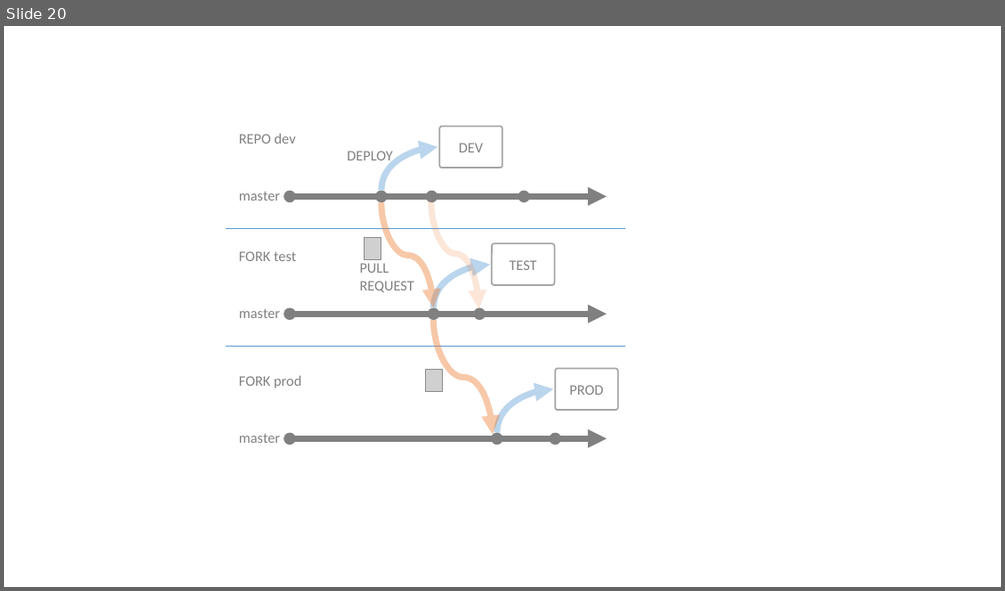
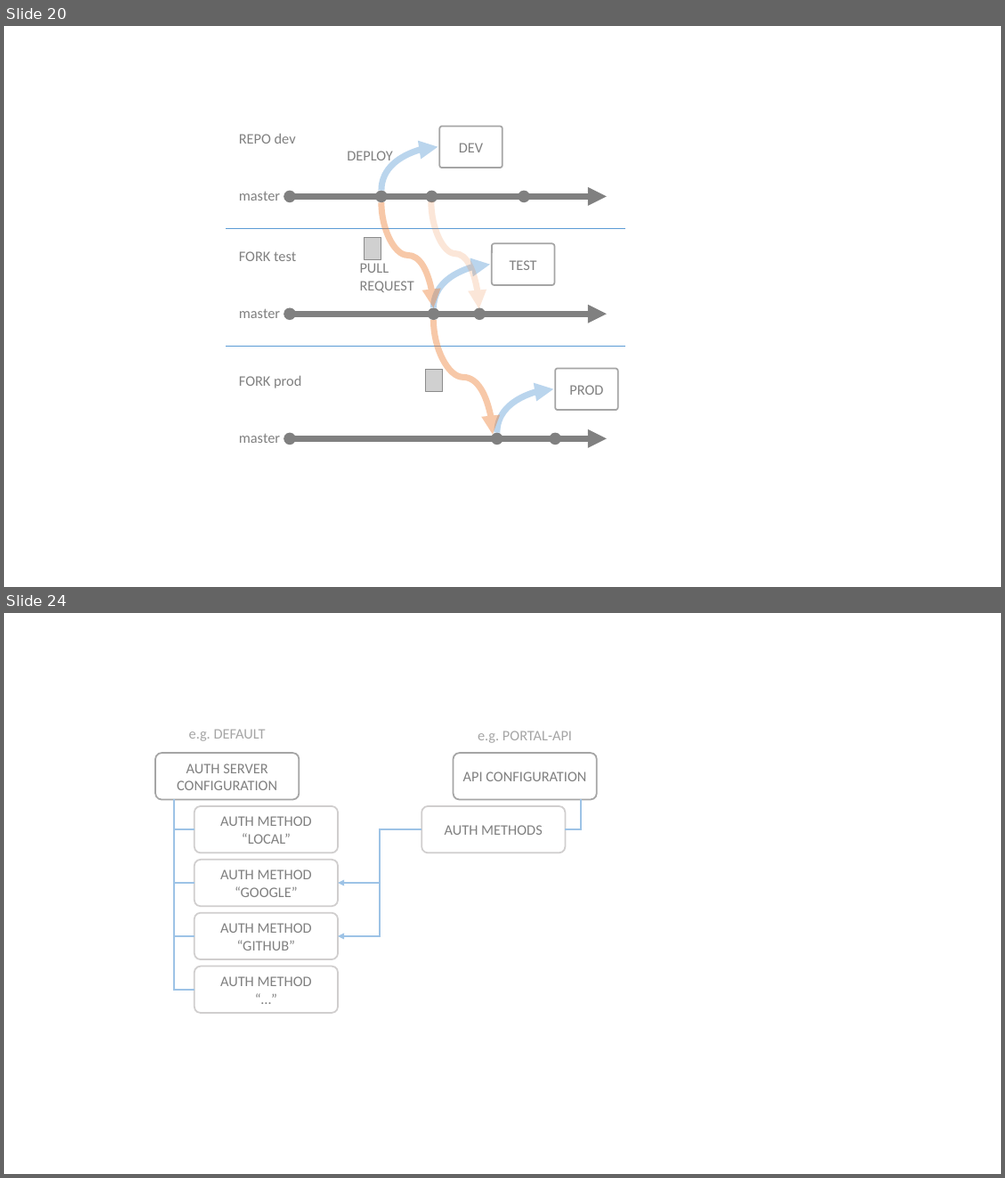
Before and after one commit to Haufe-Lexware/wicked.haufe.io, a slide deck: doc/architecture-illustrations.pptx. Shown one above the other, each under a label of ours: slide 20 before the commit, slides 20 and 24 after it; the slides between them are not shown. The pictures are 1005x591 and 1005x1178 pixels, drawn with LibreOffice and Linux fonts; fonts in the diff are those of the drawing; grey boxes stand for pictures. Boxes give left, top, right and bottom in pixels: in the first picture for what was removed or moved away, otherwise in the second. Text is boxed around its words. In the diff, an @@ line names an element or a change of style, - is before the commit and + after.

```diff
--- a/doc/architecture-illustrations.pptx
+++ b/doc/architecture-illustrations.pptx
@@ slide 24 added at bbox=[4, 613, 1001, 1174], background #FFFFFF @@
@@ text added at bbox=[189, 729, 266, 741], 14 pt, text #A5A5A5 @@
+e.g. DEFAULT
@@ text added at bbox=[477, 730, 572, 743], 14 pt, text #A5A5A5 @@
+e.g. PORTAL-API
@@ rounded rectangle added at bbox=[155, 753, 299, 799], fill #FFFFFF, outline #A5A5A5 1.5 pt, 14 pt, text #808080 @@
+AUTH SERVER CONFIGURATION
@@ rounded rectangle added at bbox=[453, 753, 596, 799], fill #FFFFFF, outline #A5A5A5 1.5 pt, 14 pt, text #808080 @@
+API CONFIGURATION
@@ elbow line added from (174, 799) to (194, 829), #9DC3E6 2 pt @@
@@ elbow line added from (174, 799) to (194, 883), #9DC3E6 2 pt @@
@@ elbow line added from (174, 799) to (194, 936), #9DC3E6 2 pt @@
@@ elbow line added from (174, 799) to (194, 989), #9DC3E6 2 pt @@
@@ elbow line added from (582, 799) to (566, 829), #9DC3E6 2 pt @@
@@ rounded rectangle added at bbox=[194, 806, 338, 852], fill #FFFFFF, outline #D0CECE 1.5 pt, 14 pt, text #808080 @@
+AUTH METHOD
+“LOCAL”
@@ rounded rectangle added at bbox=[421, 806, 565, 852], fill #FFFFFF, outline #D0CECE 1.5 pt, 14 pt, text #808080 @@
+AUTH METHODS
@@ elbow arrow added from (422, 829) to (338, 883), #9DC3E6 2 pt @@
@@ elbow arrow added from (422, 829) to (338, 936), #9DC3E6 2 pt @@
@@ rounded rectangle added at bbox=[194, 860, 338, 906], fill #FFFFFF, outline #D0CECE 1.5 pt, 14 pt, text #808080 @@
+AUTH METHOD
+“GOOGLE”
@@ rounded rectangle added at bbox=[194, 913, 338, 959], fill #FFFFFF, outline #D0CECE 1.5 pt, 14 pt, text #808080 @@
+AUTH METHOD
+“GITHUB”
@@ rounded rectangle added at bbox=[194, 966, 338, 1013], fill #FFFFFF, outline #D0CECE 1.5 pt, 14 pt, text #808080 @@
+AUTH METHOD
+“…”
```
Also in this commit, not shown: 9 slides changed, 52 other files.
